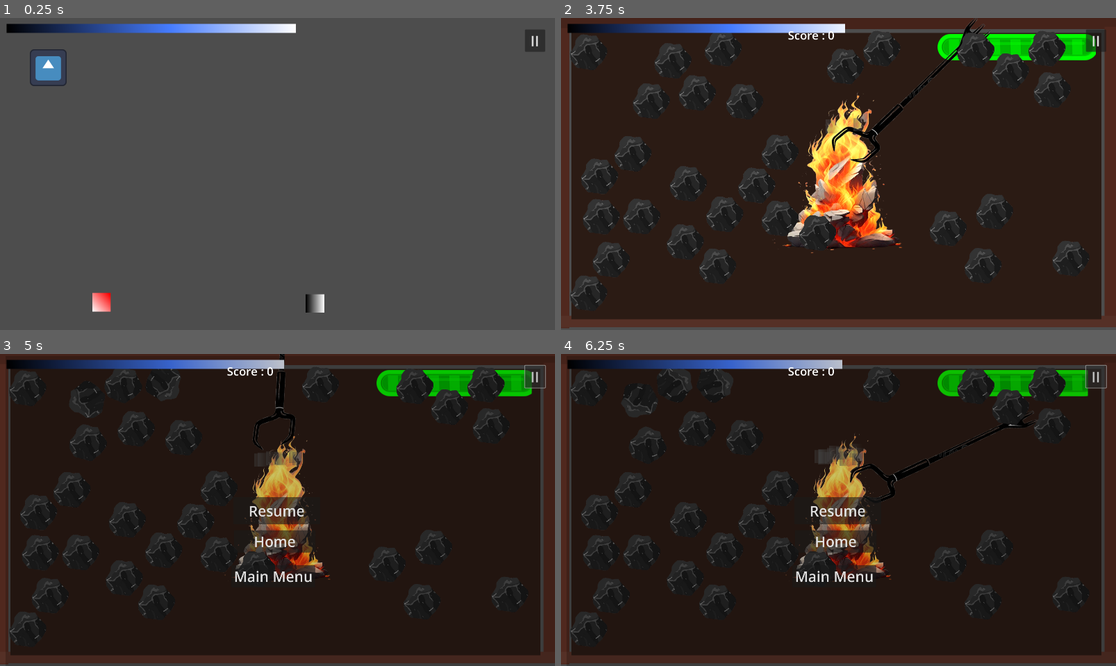
Above: before the commit, frames 1-4 (two rows, left to right).
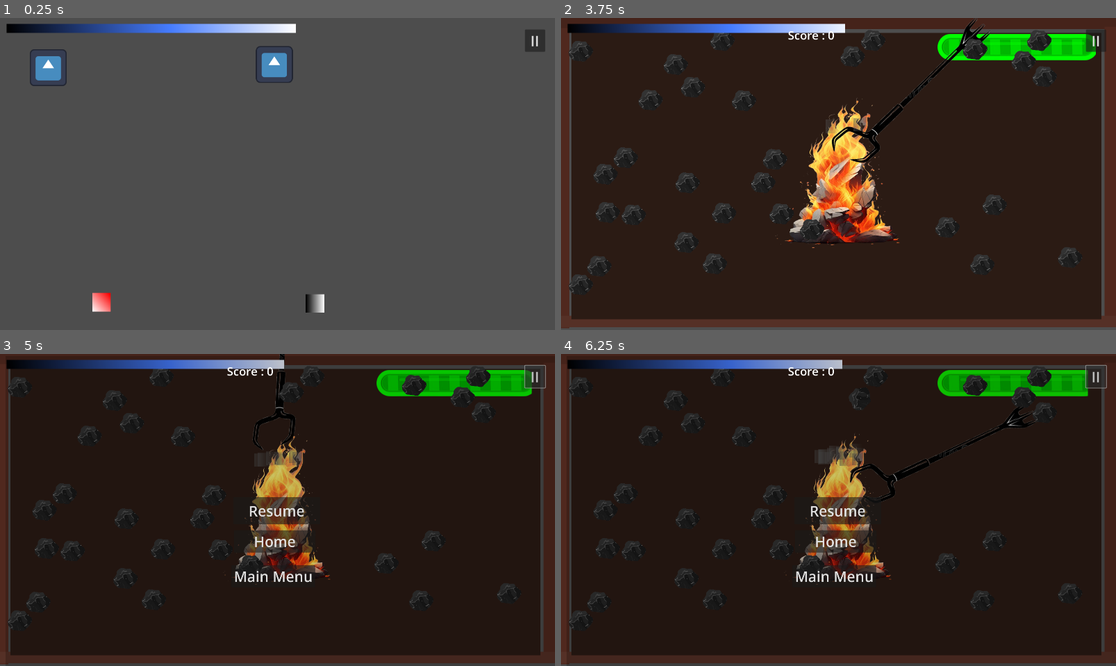
Above: after the commit, the same moments.

Repository: Inquisitor718/Casa-de-Penguin
Game: Godot game, scene res://Scenes/Kitchen.tscn
The game is run twice, just before and just after one commit, with the same random seed, the same clock (stepped at 60 frames per second) and the same inputs. This scene is started directly instead of the project's main scene. The engine's default icon, where the game draws it, is replaced by a stand-in: a white triangle on a blue panel in a dark square.
Inputs (mouse positions are in pixels of both pictures, inside the frame that each line leads up to):
- Up to frame 1 (0.25 s): no input
- Up to frame 2 (3.75 s): click "II" at 0.5 s; click "Resume" at 1.25 s; click "II" at 2 s; click "Home" at 2.75 s; click (771, 86) at 3.5 s
- Up to frame 3 (5 s): click "II" at 4.25 s
- Up to frame 4 (6.25 s): click "Resume" at 5 s; click "II" at 5.75 s

The runs differ from the first frame. In frame 1, 0.5% of the frame differs, in the area x 46-53%, y 8-21%; in frame 2, 8.0%, in the area x 1-96%, y 4-94%; in frame 3, 2.8%; in frame 4, 2.8%.

Commit message:
fireplace scores ko comfy bar se connect kiya

Diff:
--- a/casa-de-penguin/Scenes/Kitchen.tscn
+++ b/casa-de-penguin/Scenes/Kitchen.tscn
@@ -51,4 +51,8 @@
 offset_bottom = 236.0
 texture_normal = ExtResource("4_6pjjr")
 
+[node name="BowlSprite" type="Sprite2D" parent="."]
+position = Vector2(949, 161)
+texture = ExtResource("4_6pjjr")
+
 [connection signal="pressed" from="UI/Button" to="." method="_on_button_pressed"]
--- a/casa-de-penguin/Scenes/canvas_layer.tscn
+++ b/casa-de-penguin/Scenes/canvas_layer.tscn
@@ -19,8 +19,8 @@
 offset_left = 23.0
 offset_top = 20.0
 offset_right = 1023.0
-offset_bottom = 36.0
-value = 50.0
+offset_bottom = 52.0
+value = 70.0
 rounded = true
 texture_progress = SubResource("GradientTexture2D_q85f0")
 script = ExtResource("2_p1mel")
--- a/casa-de-penguin/Scenes/coal.tscn
+++ b/casa-de-penguin/Scenes/coal.tscn
@@ -5,7 +5,7 @@
 [ext_resource type="AudioStream" uid="uid://bibb8wp3vylq8" path="res://assets/hit-rock-02-266304.wav" id="3_g465f"]
 
 [sub_resource type="CircleShape2D" id="CircleShape2D_tqxuk"]
-radius = 70.0
+radius = 45.276924
 
 [node name="Coal" type="RigidBody2D" groups=["coal"]]
 collision_layer = 2
@@ -22,8 +22,8 @@
 
 [node name="Sprite2D" type="Sprite2D" parent="."]
 z_index = 1
-position = Vector2(1.500001, 10.999992)
-scale = Vector2(0.5309918, 0.50775194)
+position = Vector2(-1, 4.000004)
+scale = Vector2(0.34917358, 0.29651162)
 texture = ExtResource("2_7w8tp")
 
 [node name="CollisionShape2D" type="CollisionShape2D" parent="."]
--- a/casa-de-penguin/Scenes/kitchen.gd
+++ /dev/null
@@ -1,11 +0,0 @@
-extends Node2D
-
-
-# Called when the node enters the scene tree for the first time.
-func _ready() -> void:
-	pass # Replace with function body.
-
-
-# Called every frame. 'delta' is the elapsed time since the previous frame.
-func _process(delta: float) -> void:
-	pass
--- a/casa-de-penguin/Scenes/kitchen.tscn
+++ b/casa-de-penguin/Scenes/kitchen.tscn
@@ -51,4 +51,8 @@
 offset_bottom = 236.0
 texture_normal = ExtResource("4_6pjjr")
 
+[node name="BowlSprite" type="Sprite2D" parent="."]
+position = Vector2(949, 161)
+texture = ExtResource("4_6pjjr")
+
 [connection signal="pressed" from="UI/Button" to="." method="_on_button_pressed"]
--- a/casa-de-penguin/Scripts/chain123.gd
+++ b/casa-de-penguin/Scripts/chain123.gd
@@ -5,7 +5,7 @@
 @onready var chain_area: Area2D = $Chain123
 @export var disappear_delay := 1.0  # seconds to wait before disappearing
 
-@export var spill_threshold := 50.0
+@export var spill_threshold := 10.0
 @export var max_pull_y := 750.0
 @export var return_speed := 600.0   # how fast chain goes back up
 
--- a/casa-de-penguin/Scripts/kitchen.gd
+++ b/casa-de-penguin/Scripts/kitchen.gd
@@ -3,12 +3,15 @@
 
 @onready var chain: Node2D = $chain
 @onready var chain_button: TextureButton = $UI/Button
+@onready var bowl_sprite: Sprite2D = $BowlSprite
 
 
 @export var cook_time := 2.5
 
 var cups := []
 var current_cup_index := 0
+const NORMAL_COLOR = Color(1, 1, 1)   # white = unchanged
+const READY_COLOR = Color(1, 0.4, 0.4)  # soft red, not pure red
 
 
 func _ready():
@@ -21,6 +24,7 @@
 	# Initial state
 	chain.disable_chain()
 	chain_button.disabled = true
+	bowl_sprite.modulate = NORMAL_COLOR
 
 	# Listen to chain result
 	chain.attempt_finished.connect(_on_chain_attempt_finished)
@@ -29,17 +33,18 @@
 	start_cooking()
 
 
-# -----------------------
-# COOKING PHASE
-# -----------------------
+
 func start_cooking():
 	print("Cooking...")
 	chain_button.disabled = true
+	bowl_sprite.modulate = NORMAL_COLOR
 
 	await get_tree().create_timer(cook_time).timeout
 
 	print("Ready!")
 	chain_button.disabled = false
+	set_bowl_color(READY_COLOR)
+
 
 
 # -----------------------
@@ -79,3 +84,8 @@
 
 	chain_button.disabled = true
 	chain.enable_chain()
+	bowl_sprite.modulate = NORMAL_COLOR
+
+func set_bowl_color(color: Color):
+	var tween = create_tween()
+	tween.tween_property(bowl_sprite, "modulate", color, 0.3)
--- a/casa-de-penguin/scenes/coal.tscn
+++ b/casa-de-penguin/scenes/coal.tscn
@@ -5,7 +5,7 @@
 [ext_resource type="AudioStream" uid="uid://bibb8wp3vylq8" path="res://assets/hit-rock-02-266304.wav" id="3_g465f"]
 
 [sub_resource type="CircleShape2D" id="CircleShape2D_tqxuk"]
-radius = 70.0
+radius = 45.276924
 
 [node name="Coal" type="RigidBody2D" groups=["coal"]]
 collision_layer = 2
@@ -22,8 +22,8 @@
 
 [node name="Sprite2D" type="Sprite2D" parent="."]
 z_index = 1
-position = Vector2(1.500001, 10.999992)
-scale = Vector2(0.5309918, 0.50775194)
+position = Vector2(-1, 4.000004)
+scale = Vector2(0.34917358, 0.29651162)
 texture = ExtResource("2_7w8tp")
 
 [node name="CollisionShape2D" type="CollisionShape2D" parent="."]
--- a/casa-de-penguin/scripts/fire_place.gd
+++ b/casa-de-penguin/scripts/fire_place.gd
@@ -75,10 +75,13 @@
 
 func _on_timer_timeout():
 	print("Final score:", score)
+
 	get_tree().paused = true
 	await get_tree().create_timer(0.5, true).timeout
+	ProgresBar.add_energy(score*20)
 	get_tree().paused = false
 	get_tree().change_scene_to_file("res://home.tscn")
+
 
 func show_floating_text(text: String, position: Vector2, color: Color):
 	var label := Label.new()
Not shown, removed: casa-de-penguin/Scenes/kitchen.gd.uid
